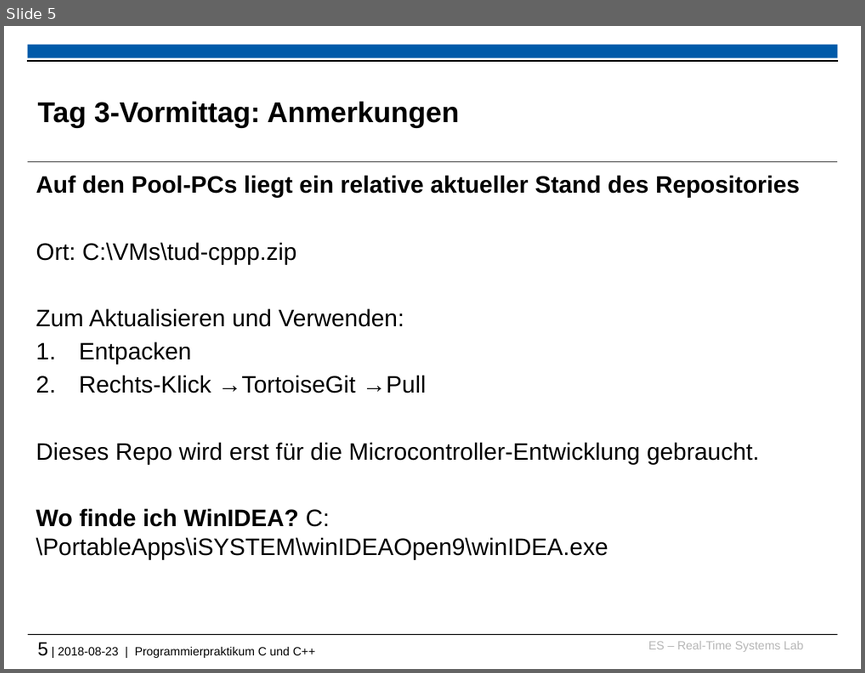
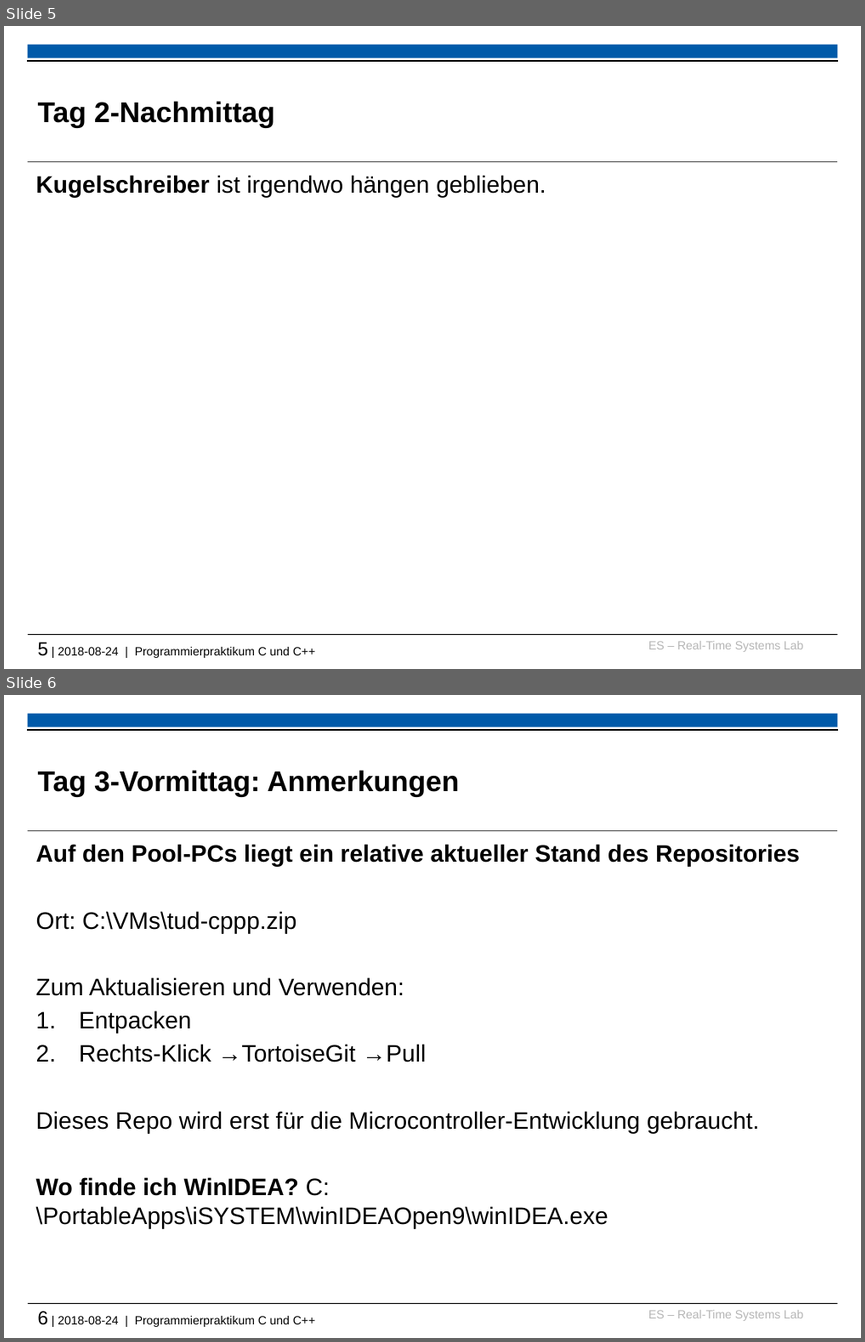
Before and after one commit to Gafielt/tud-cppp, a slide deck: 2018/recap_and_warmup_slides.pptx. Shown one above the other, each under a label of ours: slide 5 before the commit, slides 5 and 6 after it. The pictures are 865x673 and 865x1342 pixels, drawn with LibreOffice and Linux fonts; fonts in the diff are those of the drawing; background and template pictures are left out. Boxes give left, top, right and bottom in pixels: in the first picture for what was removed or moved away, otherwise in the second. Text is boxed around its words. In the diff, an @@ line names an element or a change of style, - is before the commit and + after.

Commit message:
Minor edit

```diff
--- a/2018/recap_and_warmup_slides.pptx
+++ b/2018/recap_and_warmup_slides.pptx
@@ slide 5 added at [4,26,861,669], background #FFFFFF; not listed: 6 template elements that a slide beside it also shows @@
@@ title added at [38,101,275,128], 24 pt, text #000000, bold @@
+Tag 2-Nachmittag
@@ text added at [36,175,545,197], 20 pt, text #000000 @@
+Kugelschreiber ist irgendwo hängen geblieben.
@@ what was slide 5 is now slide 6 @@
@@ text at [38,1310,315,1327]: text changed @@
-5 | 2018-08-23 | Programmierpraktikum C und C++
+6 | 2018-08-24 | Programmierpraktikum C und C++
```
